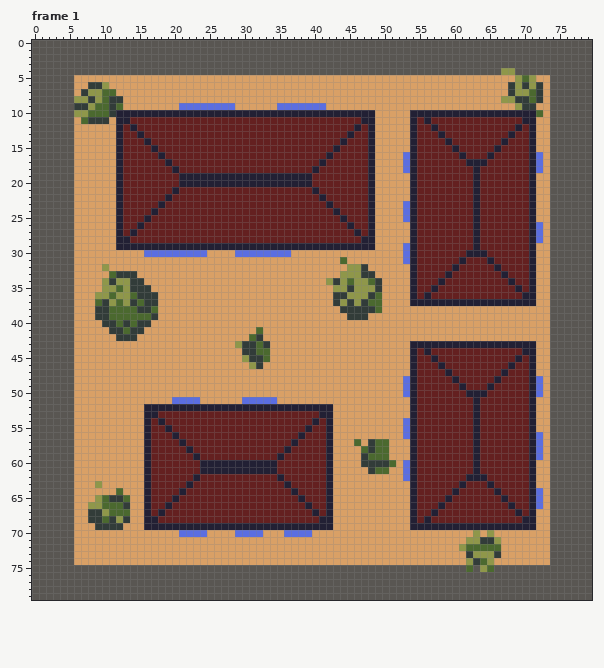
File history of a animated GIF sprite, assets/houseTile.gif. The picture above was drawn from the file before the commit.
The file is 80x80 pixels, 3 frames. Shown: frame 1. The commit also changed other frames, which this record leaves out.
Now the later version:
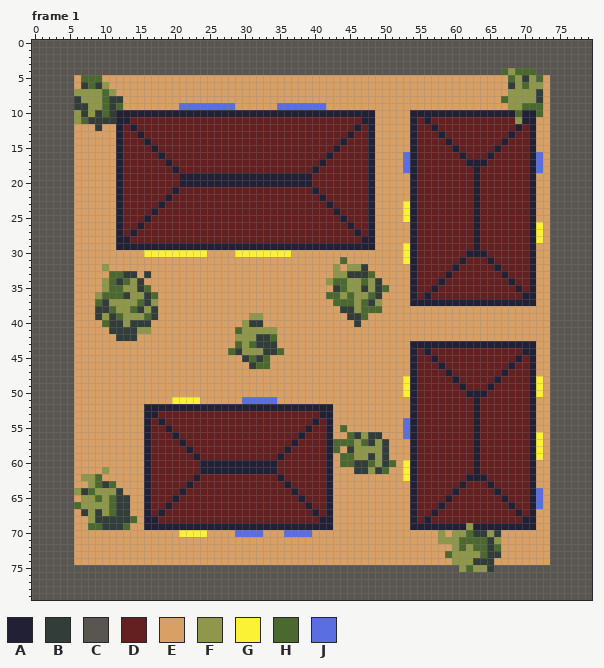
Palette (. is transparent): A #222034  B #323c39  C #595652  D #642020  E #d9a066  F #8f974a  G #fbf236  H #4b692f  J #5b6ee1
Change:
Changed rows in their new state; - is an unchanged pixel.
Frame 1:
first column x 6:
 4 -------------------------------------------------------------H-HHH-
 5 -HHH----------------------------------------------------------H-B-H
 6 -BH-------------------------------------------------------------H-F
 7 FF---F--------------------------------------------------------F--F-
 8 B-F----------------------------------------------------------H-FFF-
 9 ---F----------------------------------------------------------F-HHH
10 -BFB-----------------------------------------------------------H---
11 F----B---------------------------------------------------------F---
12 ---B---------------------------------------------------------------
first column x 10:
23 -------------------------------------------G-------------------
24 -------------------------------------------G-------------------
25 -------------------------------------------G-------------------
26 --------------------------------------------------------------G
27 --------------------------------------------------------------G
28 --------------------------------------------------------------G
29 -------------------------------------------G-------------------
30 ------GGGGGGGGG----GGGGGGGG----------------G-------------------
31 -------------------------------------------G-------------------
32 ---------------------------------F-----------------------------
33 --H---B--------------------------F-BB-H------------------------
34 -HBHF----------------------------HHF-HF------------------------
35 -H--F-H--------------------------BHF-B--H----------------------
36 H-HBFF-H------------------------HHFH--HB-----------------------
37 --F-F--F-------------------------HHH-HBF-----------------------
38 --FF--FB----------------------------FHH------------------------
39 FB-FFF---------------FF--------------H-------------------------
40 H-BFB---------------FBB-------------B--------------------------
41 ---B-FF------------HFFFFF--------------------------------------
42 -------------------FFF-BH--------------------------------------
43 -------------------HFHB-B--------------------------------------
44 ------------------HBFFFBBH-------------------------------------
45 --------------------BH-----------------------------------------
46 ---------------------BHH---------------------------------------
48 -------------------------------------------G------------------G
49 -------------------------------------------G------------------G
50 -------------------------------------------G------------------G
51 ----------GGGG-------------------------------------------------
first column x 6:
55 --------------------------------------H----------------------------
56 ---------------------------------------HBFBB----------------------G
57 -------------------------------------HHHFH-FB---------------------G
58 -------------------------------------H-BFFFFB---------------------G
59 --------------------------------------HHFFBFB---------------------G
60 --------------------------------------HHB-HF---G-------------------
61 ----F-----------------------------------BBFB---G-------------------
62 -FFH-------------------------------------------G-------------------
63 --FHBH-------------------------------------------------------------
64 FBHFFFB------------------------------------------------------------
65 -FFHFH-B-----------------------------------------------------------
66 HF--F-B------------------------------------------------------------
67 -BF---BB-----------------------------------------------------------
68 --F-B-B-H----------------------------------------------------------
69 --HH---H------------------------------------------------F----------
70 ---------------GGGG---------------------------------F-FFHBB-B------
71 ----------------------------------------------------FFFHHHH--------
72 ------------------------------------------------------FHF--B-------
73 -----------------------------------------------------HFFF-HB-------
74 ------------------------------------------------------FF--BB-------
75 -------------------------------------------------------F-F-B-------
